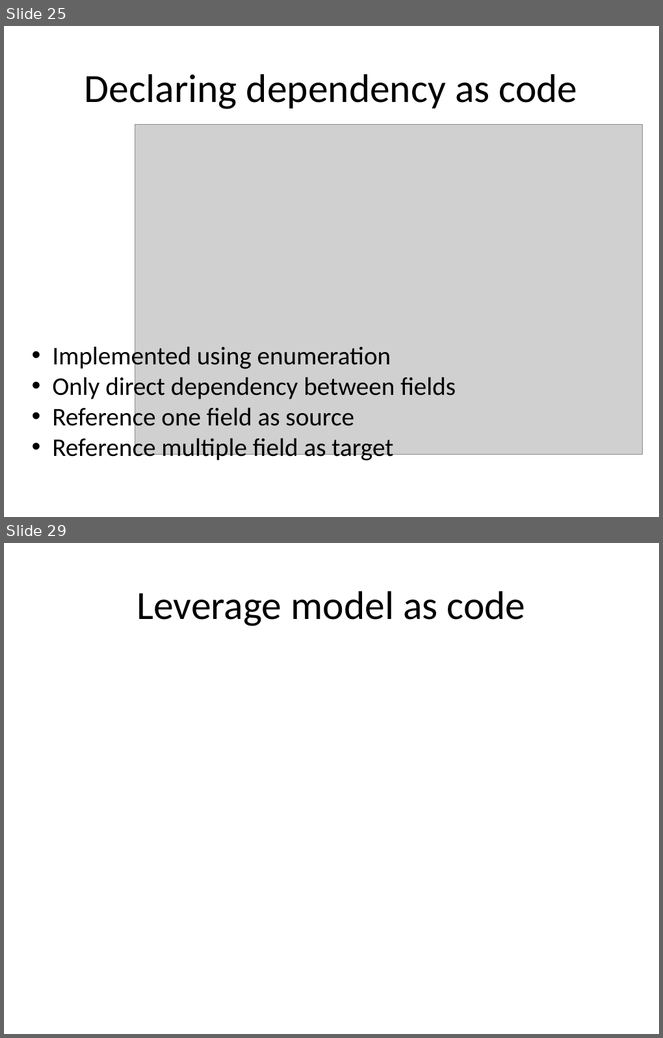
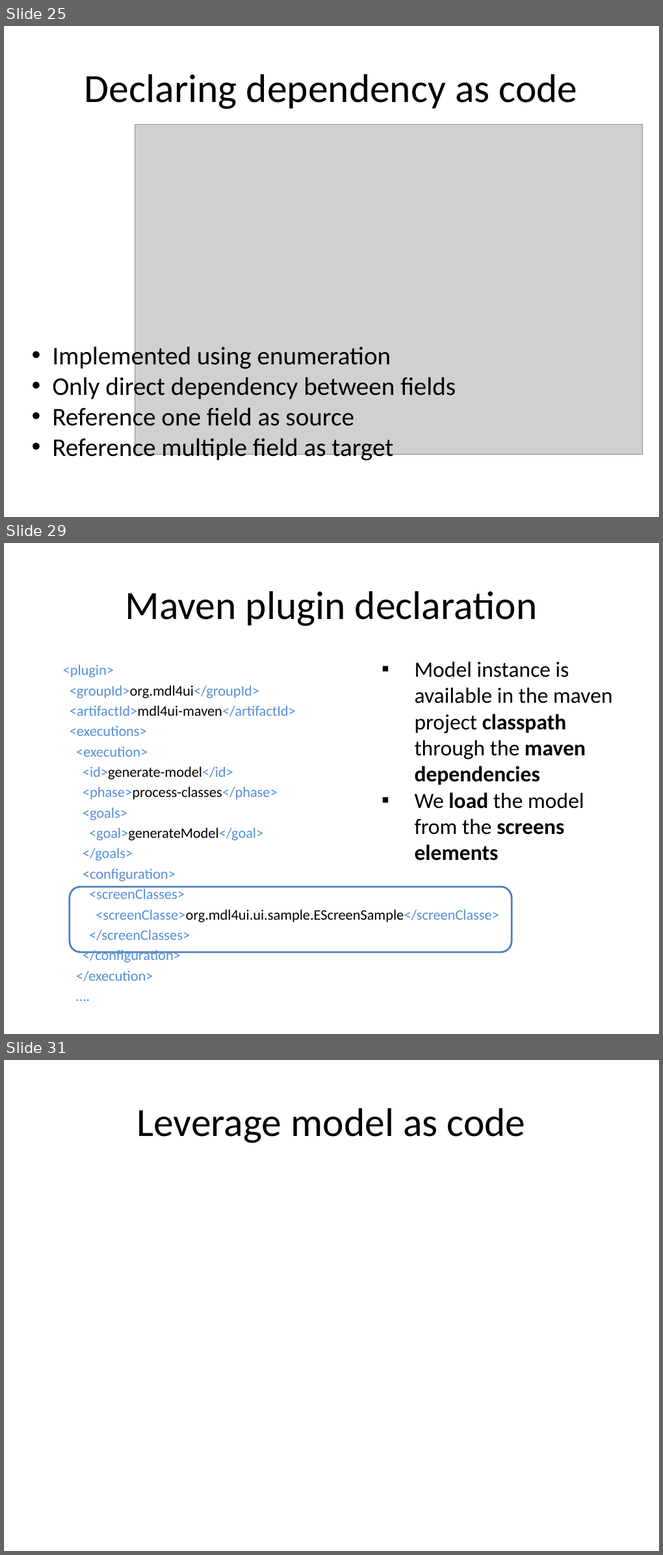
Before and after one commit to lesfurets/mdl4ui, a slide deck: mdl4ui-docs/mdl4ui_cg2013.pptx. Shown one above the other, each under a label of ours: slides 25 and 29 before the commit, slides 25, 29 and 31 after it; the slides between them are not shown. The pictures are 663x1038 and 663x1555 pixels, drawn with LibreOffice and Linux fonts; fonts in the diff are those of the drawing; grey boxes stand for pictures. Boxes give left, top, right and bottom in pixels: in the first picture for what was removed or moved away, otherwise in the second. Text is boxed around its words. In the diff, an @@ line names an element or a change of style, - is before the commit and + after.

Commit message:
added code sample

```diff
--- a/mdl4ui-docs/mdl4ui_cg2013.pptx
+++ b/mdl4ui-docs/mdl4ui_cg2013.pptx
@@ slide 29 added at <box>4,543,659,1034</box>, background #FFFFFF @@
@@ title added at <box>125,591,538,626</box>, 44 pt, text #000000 @@
+Maven plugin declaration
@@ text added at <box>63,665,499,982</box>, 16 pt, text #558ED5 @@
+<plugin>
+<groupId>org.mdl4ui</groupId>
+<artifactId>mdl4ui-maven</artifactId>
+<executions>
+<execution>
+<id>generate-model</id>
+<phase>process-classes</phase>
+<goals>
+<goal>generateModel</goal>
+</goals>
+<configuration>
+<screenClasses>
+<screenClasse>org.mdl4ui.ui.sample.EScreenSample</screenClasse>
+</screenClasses>
+</configuration>
+</execution>
+….
@@ text added at <box>415,661,613,861</box>, 24 pt, text #000000 @@
+▪ Model instance is available in the maven project classpath through the maven dependencies
+▪ We load the model from the screens elements
@@ rounded rectangle added at <box>70,887,512,953</box>, fill #FFFFFF, outline #4F81BD 2 pt @@
@@ what was slide 29 is now slide 31 @@
```
Also in this commit, not shown: 3 slides changed, 1 other slide added.
